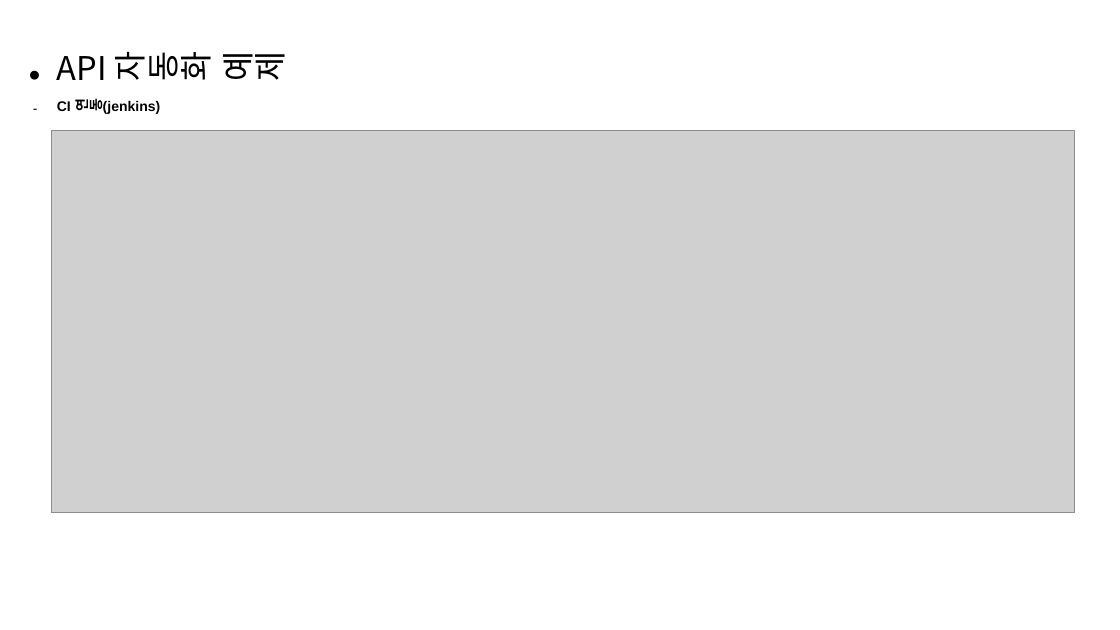
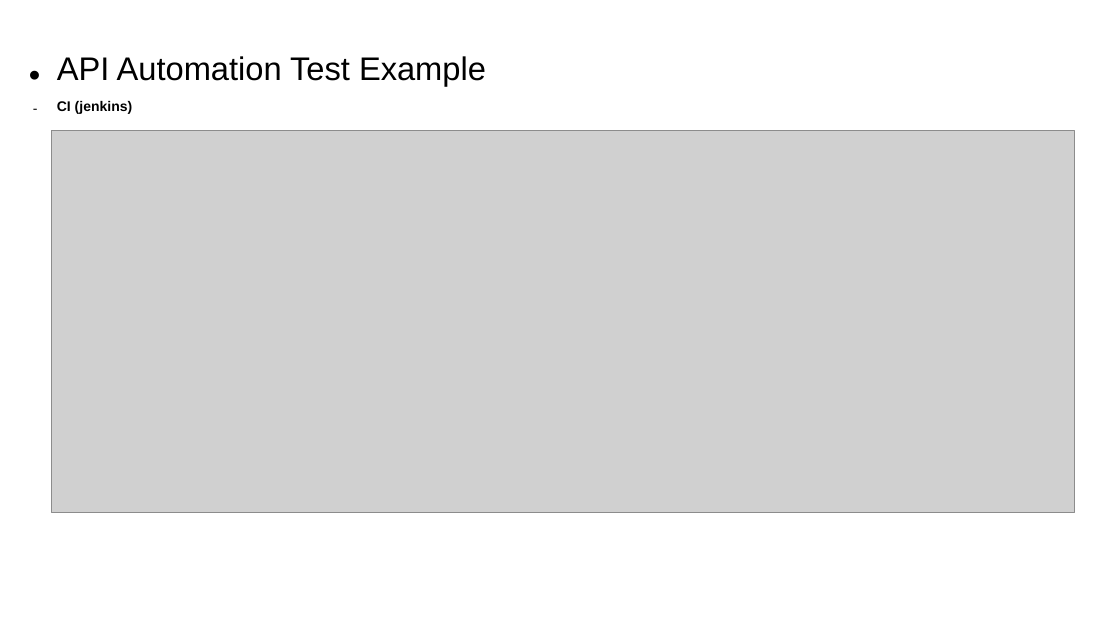
Before and after one commit to msjo49/msjo, a slide deck: slide 11 of portfolio.pptx. Drawn at 1120x630 pixels with LibreOffice and Linux fonts; fonts in the diff are those of the drawing; grey boxes stand for pictures. Boxes give left, top, right and bottom in pixels: in the first picture for what was removed or moved away, otherwise in the second. Text is boxed around its words. In the diff, an @@ line names an element or a change of style, - is before the commit and + after.

```diff
--- a/portfolio.pptx
+++ b/portfolio.pptx
@@ text at (57,56,486,114): text changed; size 12 to 28 pt; bold off @@
-• API 자동화 예제
-– CI 연동(jenkins)
+• API Automation Test Example
+– CI (jenkins)
```
Also in this commit, not shown: 19 other slides changed.
